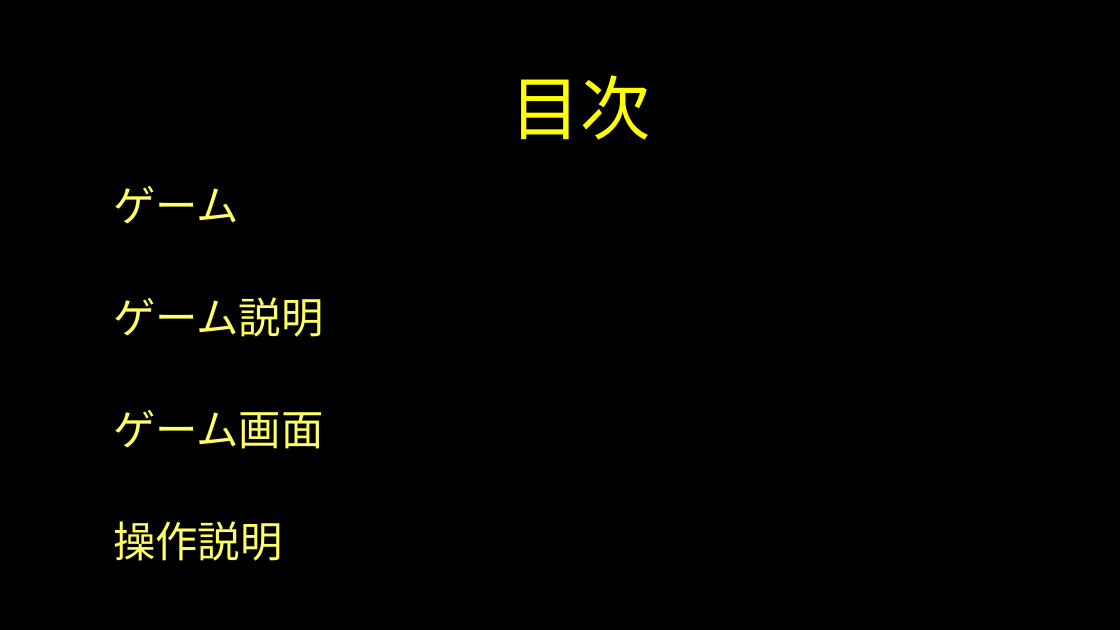
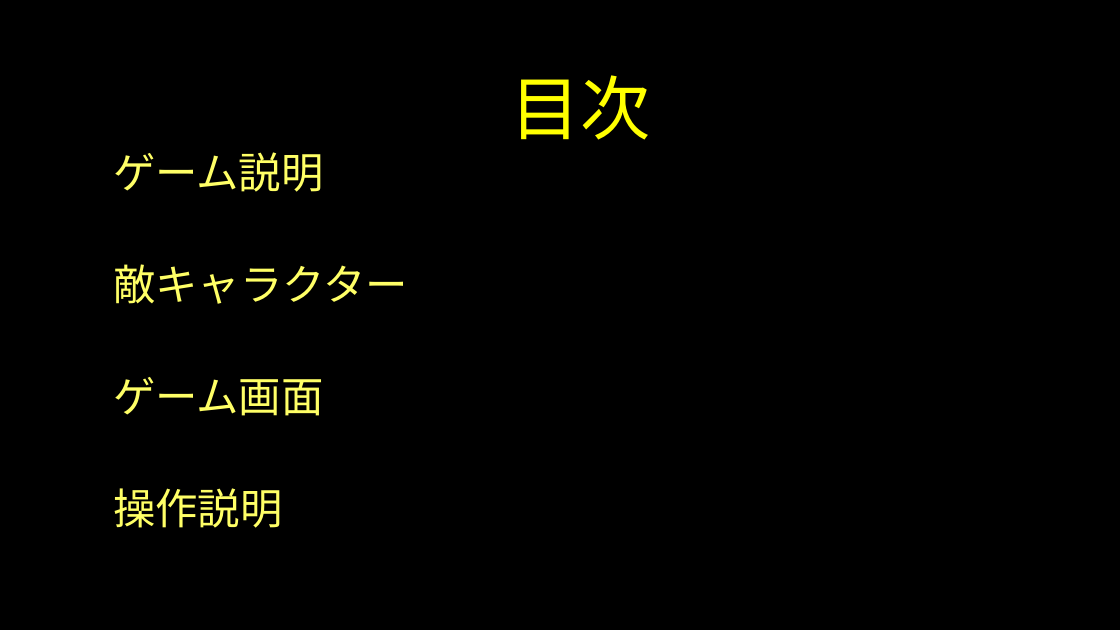
Before and after one commit to Yuito753/C, a slide deck: slide 2 of 企画書.pptx. Drawn at 1120x630 pixels with LibreOffice and Linux fonts; fonts in the diff are those of the drawing; background and template pictures are left out. Boxes give left, top, right and bottom in pixels: in the first picture for what was removed or moved away, otherwise in the second. Text is boxed around its words. In the diff, an @@ line names an element or a change of style, - is before the commit and + after.

```diff
--- a/企画書.pptx
+++ b/企画書.pptx
@@ text at [113,186,239,224]: paragraph removed @@
-ゲーム
@@ text at [113,264,407,304]: paragraph added @@
+敵キャラクター
```
Also in this commit, not shown: 1 slide removed, 3 other files.
